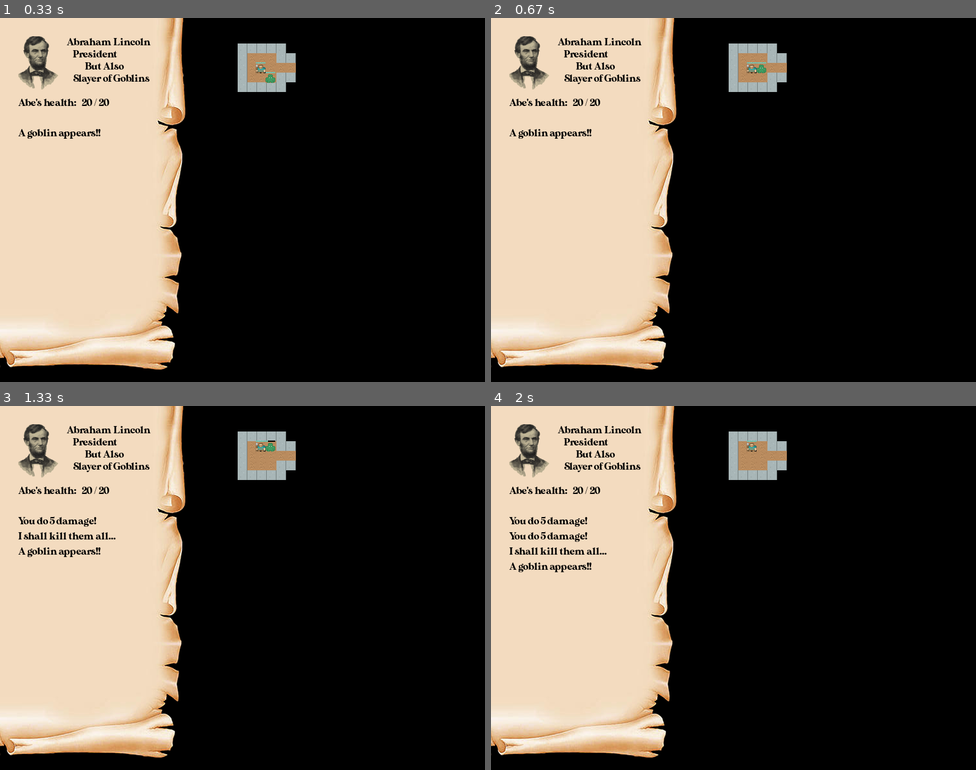
Above: before the commit, frames 1-4 (two rows, left to right).
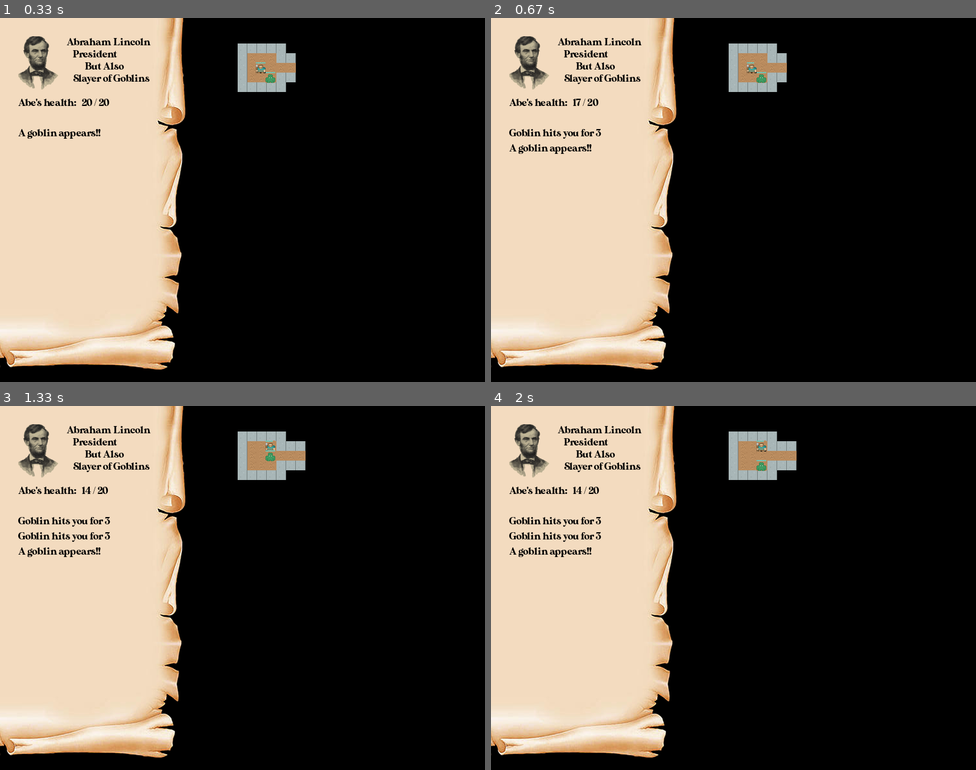
Above: after the commit, the same moments.

Repository: cmkemp52/roguelike-rpg-pygame
Game: pygame game, started from roguelikerpg.py
Same seed, same stepped clock (60 frames per second), same inputs: the game is played once before the commit and once after it.
Inputs:
- Up to frame 1 (0.33 s): no input
- Up to frame 2 (0.67 s): tap Enter at 0.33 s
- Up to frame 3 (1.33 s): hold Right 0.67-1.13 s; hold Up from 1.17 s (still down)
- Up to frame 4 (2 s): release Up at 1.47 s; hold Right 1.5-1.97 s

Frame 1 is identical in both runs. In frame 2, 0.6% of the frame differs, in the area x 3-57%, y 12-38%; in frame 3, 0.9%; in frame 4, 1.3%, in the area x 3-63%, y 9-46%.

Commit message:
added goblin AI

Diff:
--- a/roguelikerpg.py
+++ b/roguelikerpg.py
@@ -197,16 +197,58 @@
         self.lturn = gturn
         self.rect = self.image.get_rect()
         self.rect.center = [398+self.loc[0]*16,50+self.loc[1]*16]
-    def attack(self,enemy):
-        enemy.currenthealth-=self.power
+    def attack(self):
+        player.currenthealth-=self.power
+        textset(f"Goblin hits you for {self.power}")
     def update(self):
         #random movement
         ranmove = random.randint(1,4)
         while self.lturn < gturn:
-            if ranmove == 1:
+            playercord = [[player.loc[0],player.loc[1]-1],[player.loc[0],player.loc[1]+1],[player.loc[0]-1,player.loc[1]],[player.loc[0]+1,player.loc[1]]]
+            if [self.loc[0]-1,self.loc[1]] in playercord:
+                if [self.loc[0]-1,self.loc[1]] in enemylocations:
+                    self.lturn+=1
+                    break
+                else:
+                    enemylocations.remove(self.loc)
+                    self.loc = [self.loc[0]-1,self.loc[1]]
+                    enemylocations.append(self.loc)
+                    self.rect.center = [self.rect.center[0]-16,self.rect.center[1]]
+                    self.attack()
+            elif [self.loc[0]+1,self.loc[1]] in playercord:
+                if [self.loc[0]+1,self.loc[1]] in enemylocations:
+                    self.lturn+=1
+                    break
+                else:
+                    enemylocations.remove(self.loc)
+                    self.loc = [self.loc[0]+1,self.loc[1]]
+                    enemylocations.append(self.loc)
+                    self.rect.center = [self.rect.center[0]+16,self.rect.center[1]]
+                    self.attack()
+            elif [self.loc[0],self.loc[1]+1] in playercord:
+                if [self.loc[0],self.loc[1]+1] in enemylocations:
+                    self.lturn+=1
+                    break
+                else:
+                    enemylocations.remove(self.loc)
+                    self.loc = [self.loc[0],self.loc[1]+1]
+                    enemylocations.append(self.loc)
+                    self.rect.center = [self.rect.center[0],self.rect.center[1]+16]
+                    self.attack()
+            elif [self.loc[0],self.loc[1]-1] in playercord:
+                if [self.loc[0],self.loc[1]-1] in enemylocations:
+                    self.lturn+=1
+                    break
+                else:
+                    enemylocations.remove(self.loc)
+                    self.loc = [self.loc[0],self.loc[1]-1]
+                    enemylocations.append(self.loc)
+                    self.rect.center = [self.rect.center[0],self.rect.center[1]-16]
+                    self.attack()
+            elif ranmove == 1:
                 if cfloor[self.loc[0]-1][self.loc[1]] == 0:
                     #if spot has an enemy, attack it
-                    if [self.loc[0]-1,self.loc[1]] in enemylocations:
+                    if [self.loc[0]-1,self.loc[1]] in enemylocations or [self.loc[0]-1,self.loc[1]]==player.loc:
                         ranmove +=1
                     #else move into that spot
                     else:
@@ -217,10 +259,10 @@
                 else:
                     ranmove+=1
                 self.lturn +=1
-            if ranmove == 2:
+            elif ranmove == 2:
                 if cfloor[self.loc[0]+1][self.loc[1]] == 0:
                     #if spot has an enemy, attack it
-                    if [self.loc[0]+1,self.loc[1]] in enemylocations:
+                    if [self.loc[0]+1,self.loc[1]] in enemylocations or [self.loc[0]+1,self.loc[1]] == player.loc:
                         ranmove +=1
                     #else move into that spot
                     else:
@@ -231,10 +273,10 @@
                 else:
                     ranmove+=1
                 self.lturn +=1
-            if ranmove == 3:
+            elif ranmove == 3:
                 if cfloor[self.loc[0]][self.loc[1]-1] == 0:
                     #if spot has an enemy, attack it
-                    if [self.loc[0],self.loc[1]-1] in enemylocations:
+                    if [self.loc[0],self.loc[1]-1] in enemylocations or [self.loc[0],self.loc[1]-1] == player.loc:
                         ranmove +=1
                     #else move into that spot
                     else:
@@ -245,10 +287,10 @@
                 else:
                     ranmove+=1
                 self.lturn +=1
-            if ranmove == 4:
+            elif ranmove == 4:
                 if cfloor[self.loc[0]][self.loc[1]+1] == 0:
                     #if spot has an enemy, attack it
-                    if [self.loc[0],self.loc[1]+1] in enemylocations:
+                    if [self.loc[0],self.loc[1]+1] in enemylocations or [self.loc[0],self.loc[1]+1] == player.loc:
                         ranmove +=1
                     #else move into that spot
                     else:
@@ -278,6 +320,7 @@
                 player.armup()
             if random.randint(1,15) == 15 and player.weapon==0:
                 player.weapup()
+            textset("You kill the goblin!")
             enemylocations.remove(self.loc)
             all_sprites.remove(self)
 
